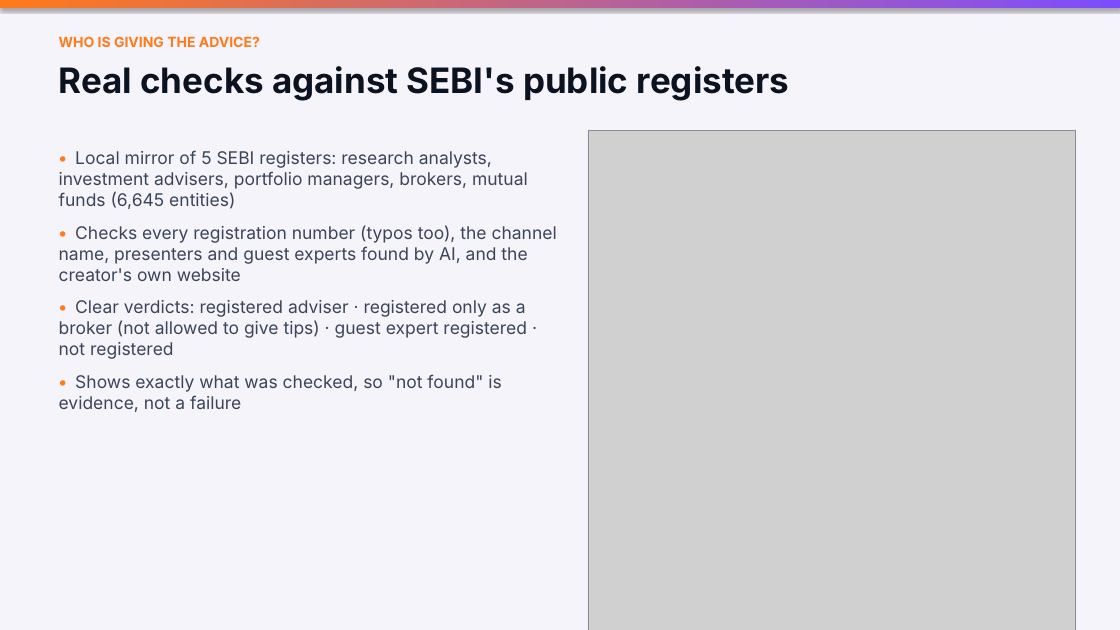
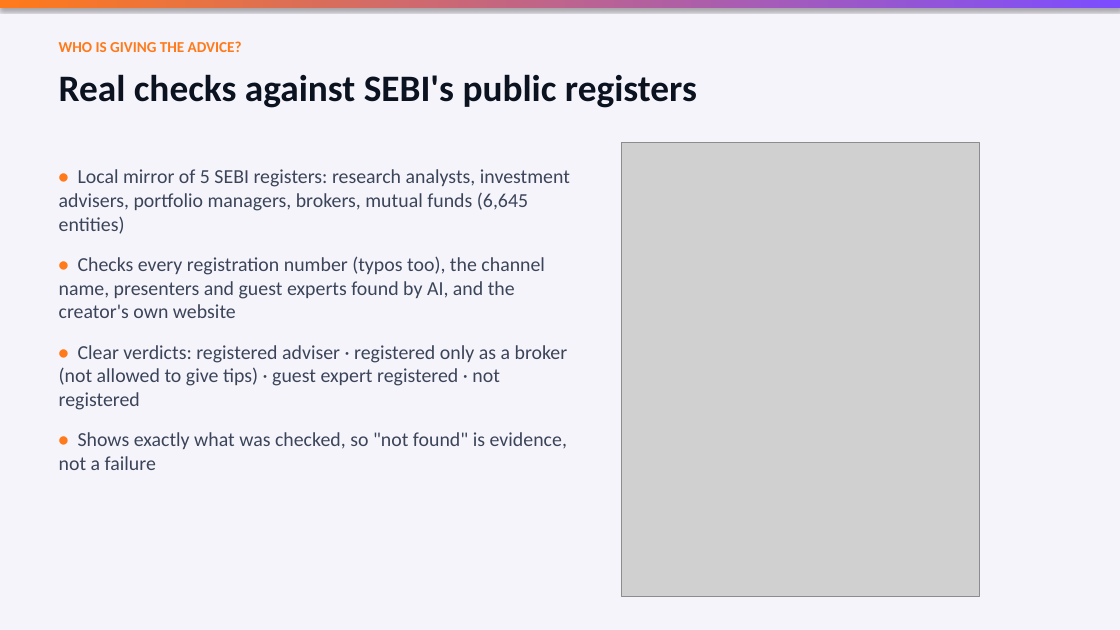
Before and after one commit to RudraPandit0504/nirikshak, a slide deck: slide 7 of presentation/Nirikshak.pptx. Drawn at 1120x630 pixels with LibreOffice and Linux fonts; fonts in the diff are those of the drawing; grey boxes stand for pictures. Boxes give left, top, right and bottom in pixels: in the first picture for what was removed or moved away, otherwise in the second. Text is boxed around its words. In the diff, an @@ line names an element or a change of style, - is before the commit and + after.

Commit message:
Deck: Calibri, fuller layouts, fresh screenshots and calibrated numbers

```diff
--- a/presentation/Nirikshak.pptx
+++ b/presentation/Nirikshak.pptx
@@ text "WHO IS GIVING THE ADVICE?" at (x1=59, y1=41, x2=242, y2=52): size 12 to 13 pt, font Inter to Calibri @@
@@ text "Real checks against SEBI's public ..." at (x1=59, y1=74, x2=697, y2=108): size 30 to 32 pt, font Inter to Calibri @@
@@ picture resized from (x1=588, y1=130, x2=1075, y2=630) to (x1=622, y1=143, x2=980, y2=597) @@
@@ text "• Local mirror of 5 ..." moved from (x1=59, y1=150, x2=557, y2=412) to (x1=59, y1=169, x2=570, y2=470) @@
@@ text "• Local mirror of 5 ..." at (x1=59, y1=169, x2=570, y2=470): size 15 to 17 pt, font Inter to Calibri; more space between paragraphs @@
```
Also in this commit, not shown: 13 other slides changed, 1 other file.
